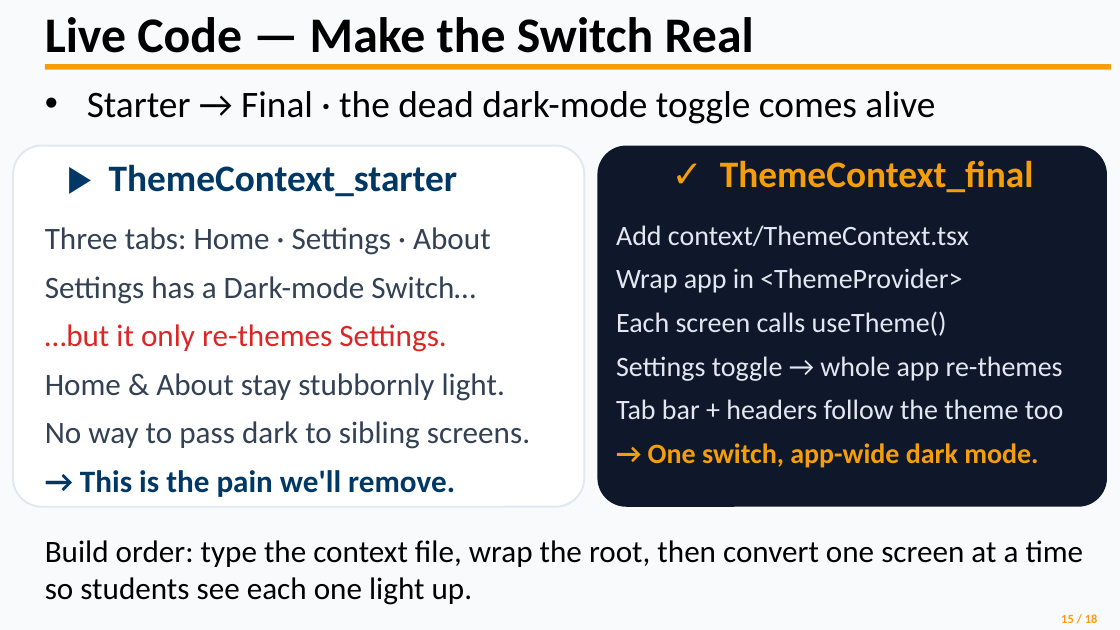
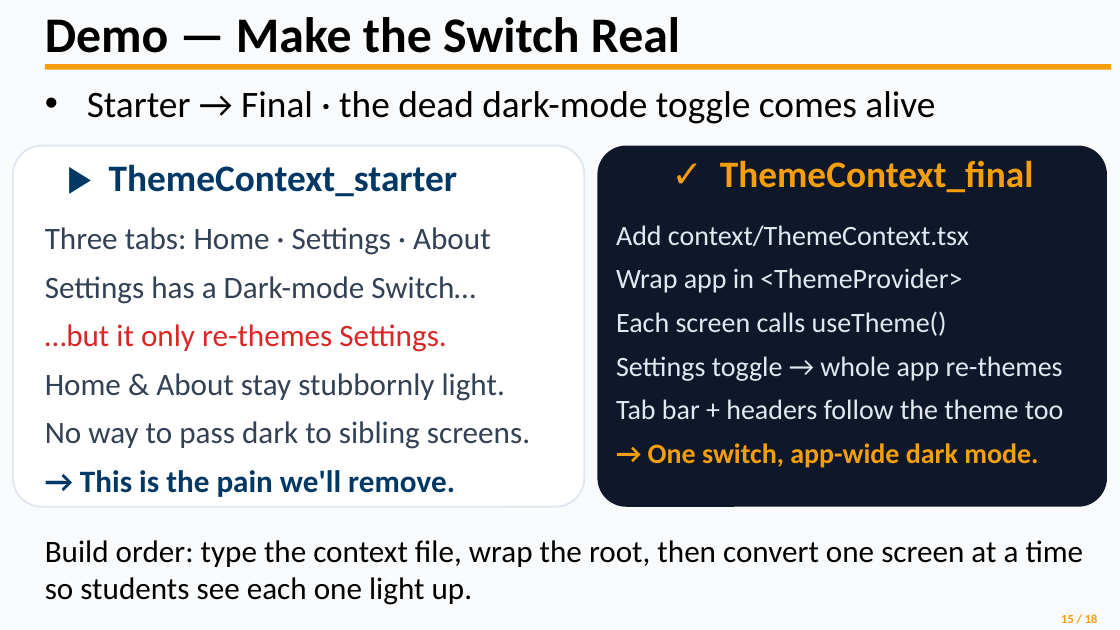
Before and after one commit to wlasitz-jeremy/Mobile-Application-Development-CPRG-303, a slide deck: slide 16 of Unit 5/Context API_Updated.pptx (slide 15 before the commit). Drawn at 1120x630 pixels with LibreOffice and Linux fonts; fonts in the diff are those of the drawing. Boxes give left, top, right and bottom in pixels: in the first picture for what was removed or moved away, otherwise in the second. Text is boxed around its words. In the diff, an @@ line names an element or a change of style, - is before the commit and + after.

Commit message:
added hook context demo

```diff
--- a/Unit 5/Context API_Updated.pptx
+++ b/Unit 5/Context API_Updated.pptx
@@ text at (45,17,680,53): text changed @@
-Live Code — Make the Switch Real
+Demo — Make the Switch Real
```
Also in this commit, not shown: 2 other slides changed, 1 slide added, 33 other files.
